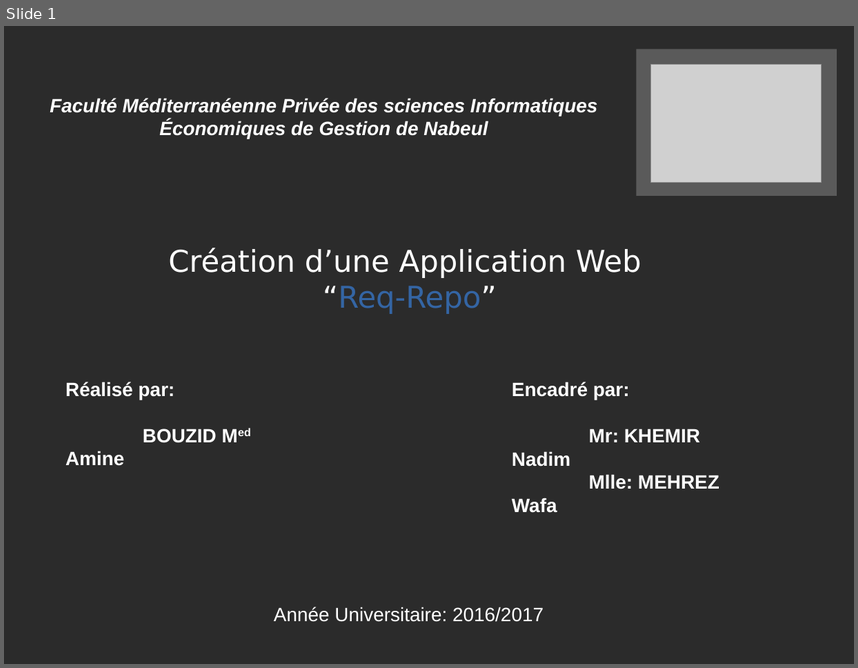
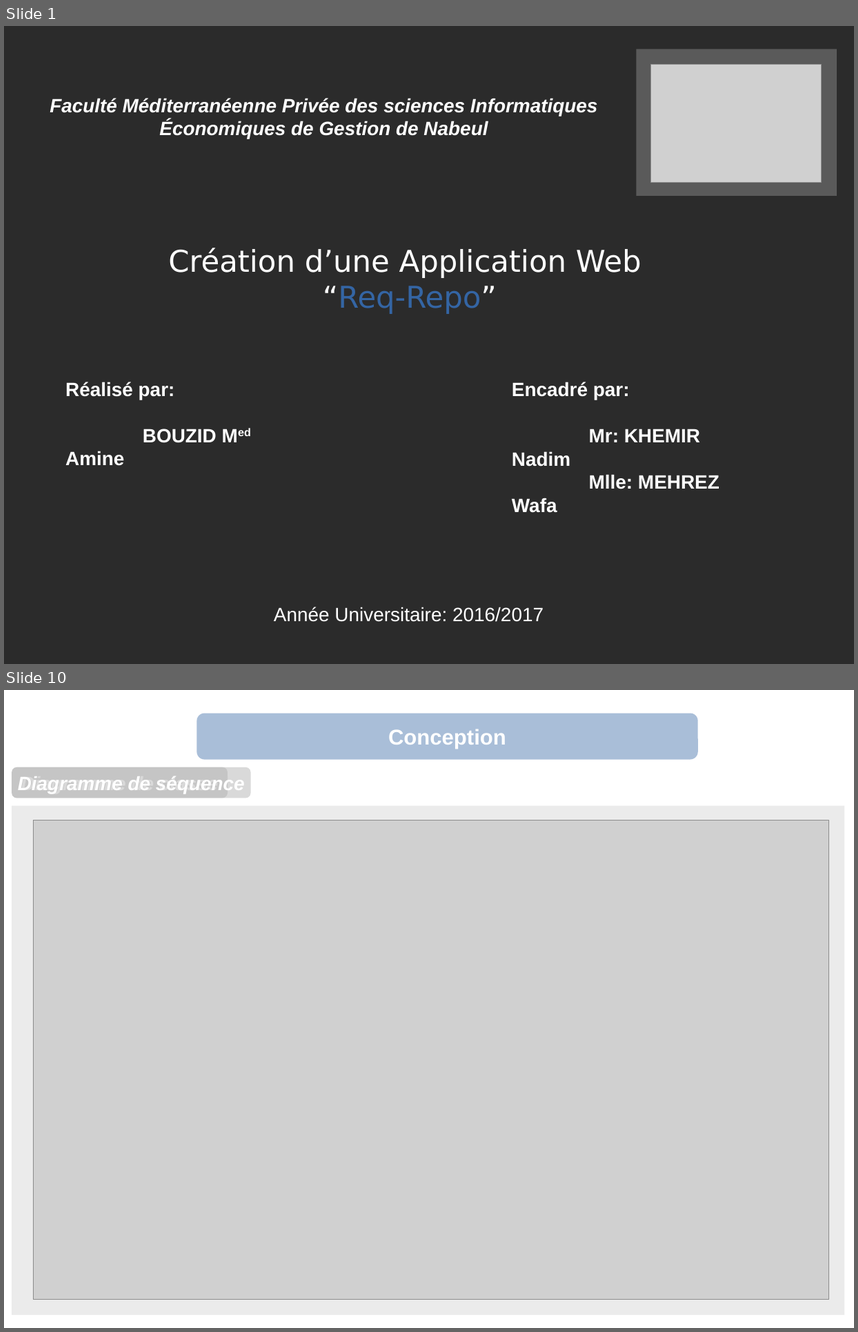
Before and after one commit to amine95bz/PFE, a slide deck: presentation.odp. Shown one above the other, each under a label of ours: slide 1 before the commit, slides 1 and 10 after it; the slides between them are not shown. The pictures are 858x668 and 858x1332 pixels, drawn with LibreOffice and Linux fonts; fonts in the diff are those of the drawing; grey boxes stand for pictures; background and template pictures are left out; a plain dark background stands for a picture behind light text. Boxes give left, top, right and bottom in pixels: in the first picture for what was removed or moved away, otherwise in the second. Text is boxed around its words. In the diff, an @@ line names an element or a change of style, - is before the commit and + after.

```diff
--- a/presentation.odp
+++ b/presentation.odp
@@ slide 10 added at box(4, 690, 854, 1328), background picture (left out) @@
@@ rounded rectangle added at box(197, 713, 698, 760), fill #3465A4 at 42% opacity, 20 pt, text #FFFFFF, bold @@
+Conception
@@ rounded rectangle added at box(12, 767, 228, 798), fill #B2B2B2 at 49% opacity, 18 pt, text #FFFFFF, bold, italic @@
+Diagramme de classe
@@ rounded rectangle added at box(12, 767, 251, 798), fill #B2B2B2 at 49% opacity, 18 pt, text #FFFFFF, bold, italic @@
+Diagramme de séquence
@@ rectangle added at box(12, 806, 845, 1315), fill #B2B2B2 at 25% opacity @@
@@ picture added at box(33, 820, 829, 1299) @@
```
Also in this commit, not shown: 9 other slides added, 2 other files.
